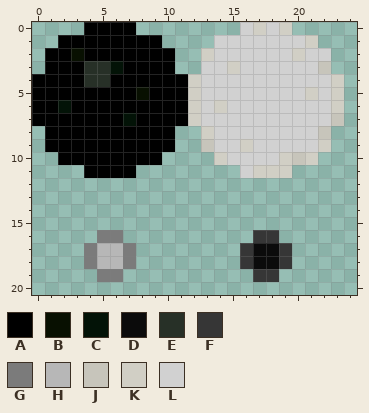
Pixel-art file -- resource/stone-atlas.aseprite. The picture above was drawn from the file before the commit.
32x32 pixels, 1 frame. Colours within 5 levels of each other are drawn and written as one. Shown: x 0..24, y 0..20.
Palette (. is transparent): A #000000  B #081001  C #031307  D #0b0b0b  E #273027  F #363636  G #7b7b7b  H #b7b7b7  J #c7c5bb  K #d1cfc5  L #d1d1d1
Once edited:
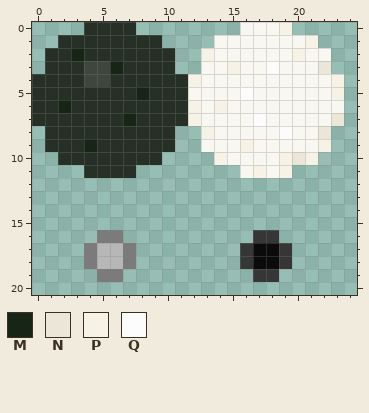
Colours new in this view: M #172517  N #ebe6d7  P #f6f2e5  Q #fcfcfc
Change:
colour A: #000000 -> #273027
colour E: #273027 -> #3e463e
colour L: #d1d1d1 -> #f9f7f1
y 0: x 17 K -> L; x 19 K -> P
y 1: x 21 K -> P
y 2: x 3 B -> M; x 13 K -> P; x 20 K -> P
y 3: x 6 C -> M; x 15 K -> P; x 18 L -> Q; x 22 J -> N
y 4: x 12 K -> P; x 23 K -> P
y 5: x 8 B -> M; x 12 K -> L; x 16 L -> Q; x 21 K -> L; x 23 K -> P
y 6: x 2 C -> M; x 12 K -> P; x 14 K -> P; x 23 K -> L
y 7: x 7 C -> M; x 12 K -> P; x 17 L -> Q; x 23 J -> N
y 8: x 13 K -> P; x 19 L -> Q; x 22 J -> N
y 9: x 4 A -> M; x 13 J -> L; x 16 K -> P; x 22 K -> P
y 10: x 14 K -> P; x 19..21 KJK -> PNP
y 11: x 17..19 KKK -> PLP
Boxes around the changes in both pictures, in picture pixels (x1, y1, x2, y2):
changed: (32, 22, 344, 178)
